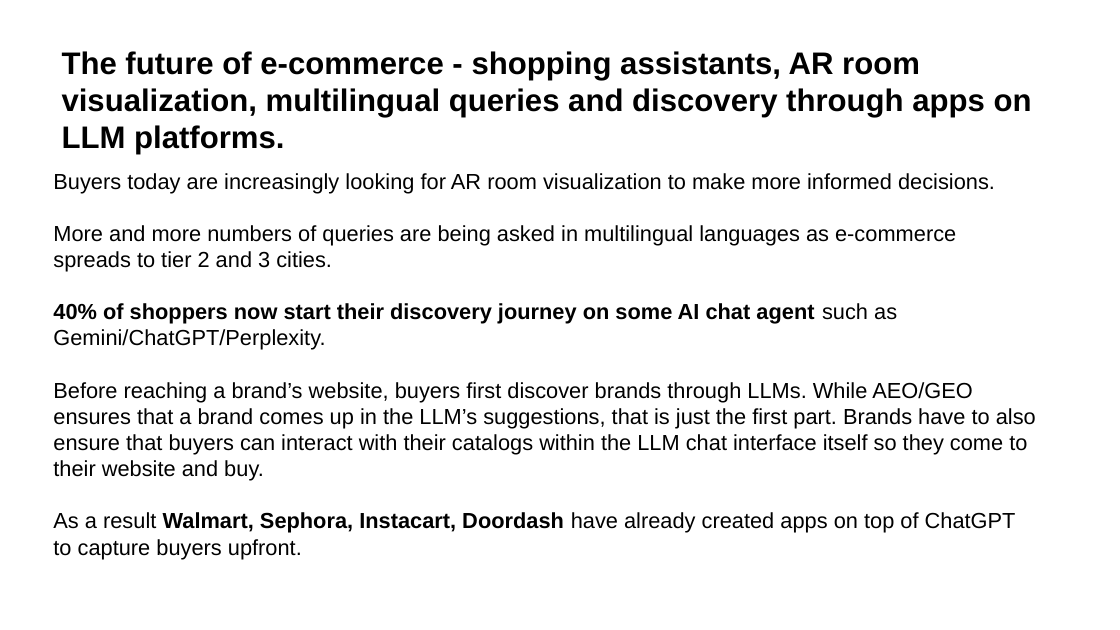
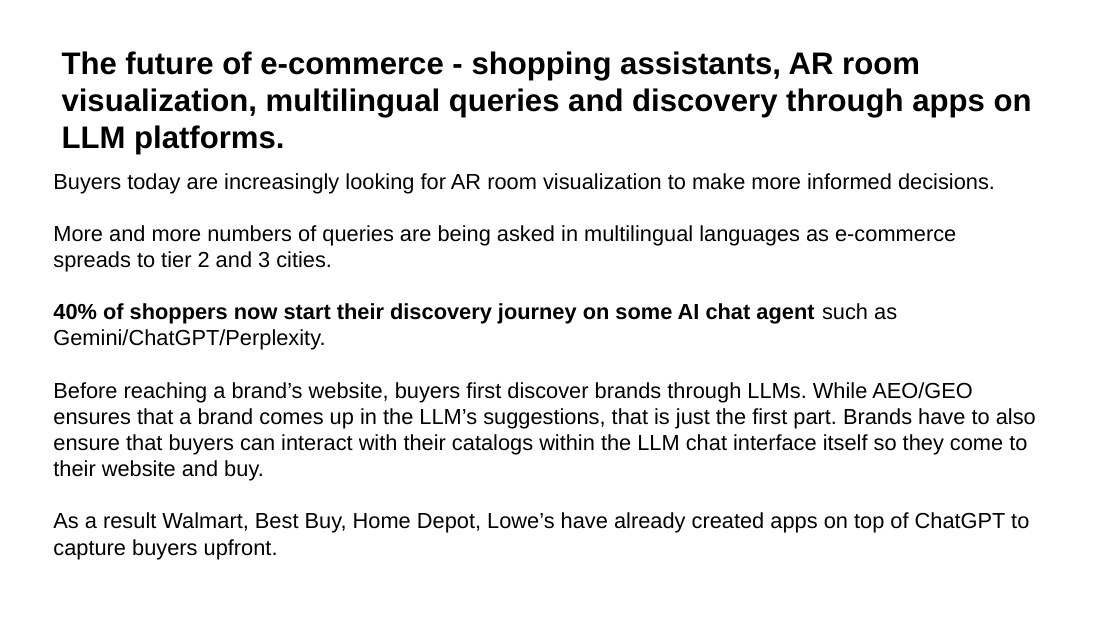
Before and after one commit to aantrikshhh/supersearch-ppt-templates, a slide deck: slide 9 of output/SS_Generic_Electronics.pptx. Drawn at 1120x630 pixels with LibreOffice and Linux fonts; fonts in the diff are those of the drawing. Boxes give left, top, right and bottom in pixels: in the first picture for what was removed or moved away, otherwise in the second. Text is boxed around its words. In the diff, an @@ line names an element or a change of style, - is before the commit and + after.

```diff
--- a/output/SS_Generic_Electronics.pptx
+++ b/output/SS_Generic_Electronics.pptx
@@ text at box(53, 512, 1029, 559): text changed @@
-As a result Walmart, Sephora, Instacart, Doordash have already created apps on top of ChatGPT to capture buyers upfront.
+As a result Walmart, Best Buy, Home Depot, Lowe’s have already created apps on top of ChatGPT to capture buyers upfront.
```
Also in this commit, not shown: 3 other slides changed, 11 other files.
